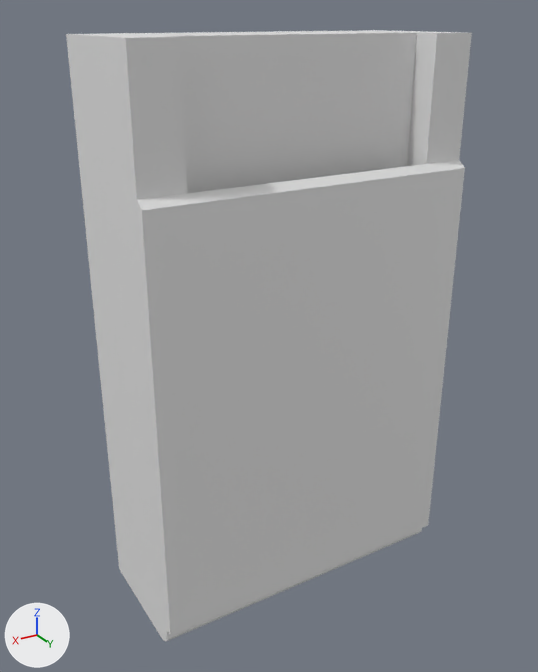
The Blender file models/gameboy.blend: old version first, new version second.
Camera for both pictures: a 50 mm camera at (0.0956, 0.1544, 0.1506) aimed at (0.0021, -0.0014, 0.0727). Every picture has the same lights, and +X, +Y and +Z are marked at lower left.
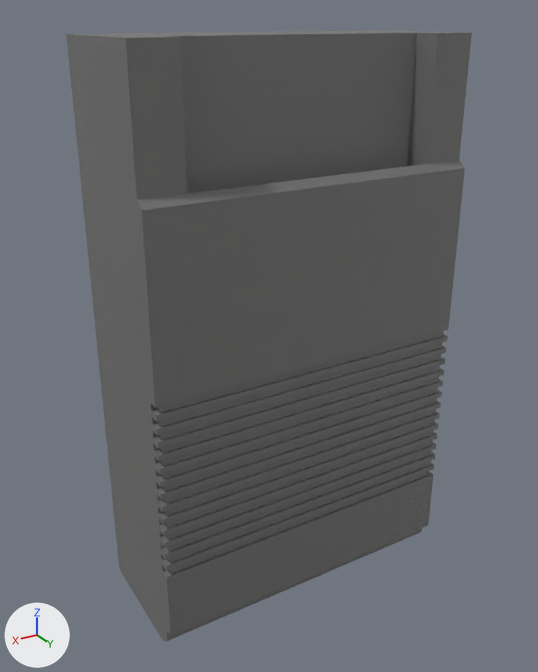
Edits to the bpy script that builds the scene:
```text
Add mat_material_001:
    mat_material_001 = bpy.data.materials.new('Material.001')
    # nodes: BsdfPrincipled, Bump, Mapping, OutputMaterial, TexCoord, TexNoise
    # colours: grey #777776
Change me_cube_001:
    used by ob_cube; location = (0.0, 0.0, 0.0)
    remove me_cube_001.from_pydata(...)  # 37 vertices, 20 faces, 8 loose edges; spans x 0.0..0.043, y -0.0194..0.0185, z 0.0..0.1469
    add me_cube_001.from_pydata(...)  # 219 vertices, 155 faces, 8 loose edges; spans x 0.0..0.043, y -0.0194..0.0185, z 0.0..0.1469
    me_cube_001 part 1
    4 faces are deleted
    8 vertices in x 0.0..0.043, y 0.0159..0.0185, z 0.0249..0.0766 move by (0.0, 0.0, -0.0012)
    79 vertices are added at x 0.0..0.043, y -0.0194..0.0185, z 0.0252..0.1358
    41 new vertices lie (0.0, 0.0, 0.002) away from vertices in x 0.0..0.043, y 0.0153..0.0178, z 0.0252..0.0665
    22 new vertices lie (0.0011, 0.0007, 0.0) away from vertices in x 0.0419, y 0.0178, z 0.0272..0.07
    22 new vertices lie (-0.043, 0.0, 0.0) away from vertices in x 0.043, y 0.0185, z 0.0272..0.07
    6 new vertices lie (0.0, 0.0, -0.0015) away from vertices in x 0.0..0.043, y 0.016..0.0185, z 0.0493..0.0562
    6 new vertices lie (0.0, 0.0, 0.0015) away from vertices in x 0.0..0.043, y 0.016..0.0185, z 0.0444..0.0513
    6 new vertices lie (-0.0011, -0.0007, 0.0) away from vertices in x 0.043, y 0.016..0.0185, z 0.0459..0.0547
    139 new faces join them
    me_cube_001 part 2: 16 faces spanning x 0.0..0.043, y -0.0194..0.0185, z 0.0..0.1469 switch from no material to mat_material_001
```

Location of each change, (x1, y1, x2, y2) in pixels of the pictures (538 x 672 px):
part 1 of me_cube_001, built on: (66, 34, 450, 641) in both
part 2 of me_cube_001, recoloured: (74, 30, 472, 641) in both
